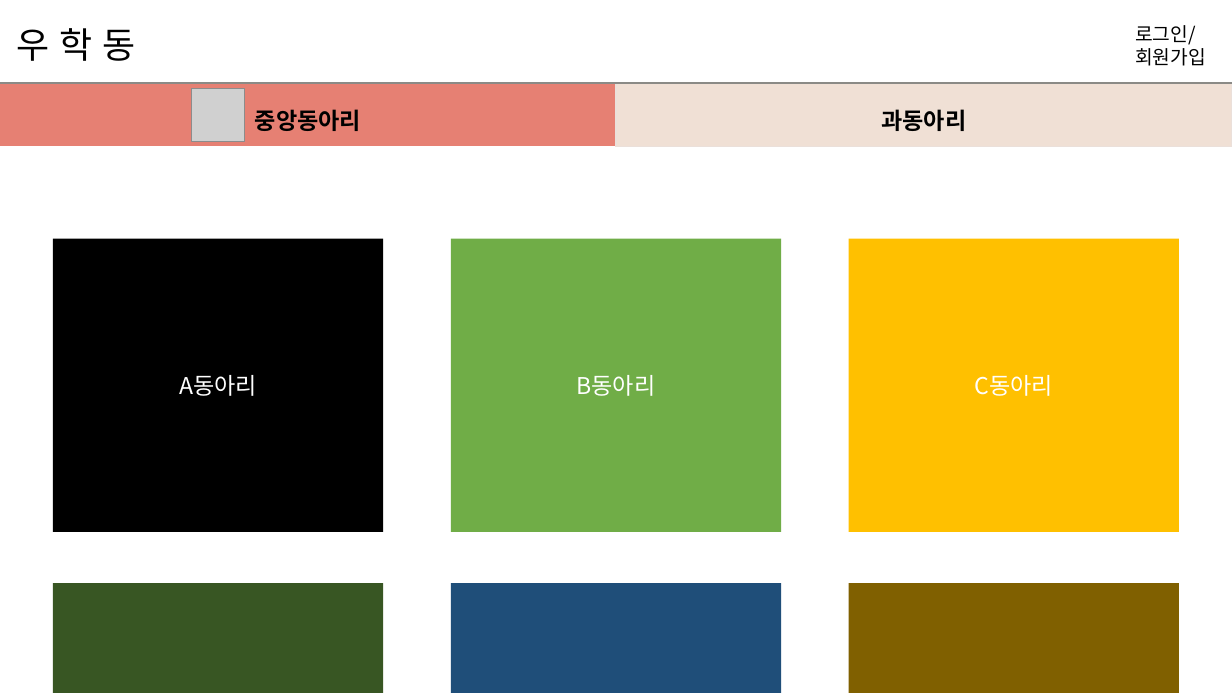
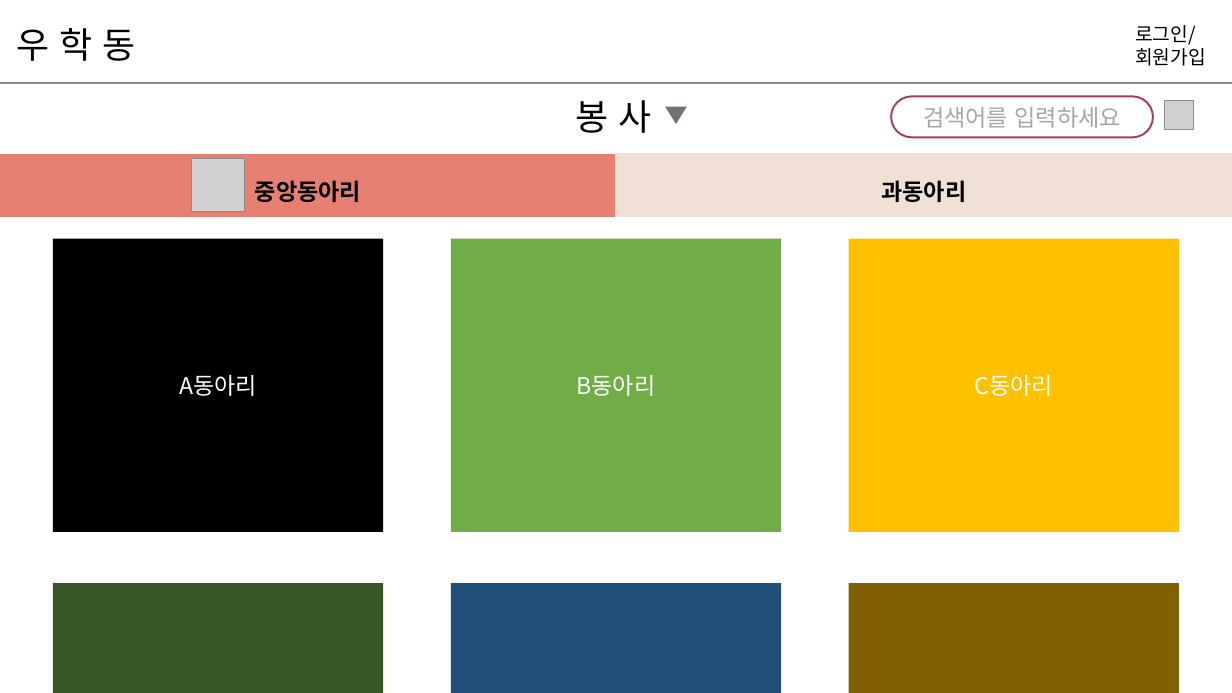
Before and after one commit to hyunniesss/ToyProject, a slide deck: slide 11 of document/와이어프레임/우학동_와이어프레임.pptx (slide 6 before the commit). Drawn at 1232x693 pixels with LibreOffice and Linux fonts; fonts in the diff are those of the drawing; grey boxes stand for pictures. Boxes give left, top, right and bottom in pixels: in the first picture for what was removed or moved away, otherwise in the second. Text is boxed around its words. In the diff, an @@ line names an element or a change of style, - is before the commit and + after.

```diff
--- a/document/와이어프레임/우학동_와이어프레임.pptx
+++ b/document/와이어프레임/우학동_와이어프레임.pptx
@@ text added at (576,100,652,133), 28 pt, text #000000 @@
+봉 사
@@ triangle added at (665,106,688,124), fill #767171 @@
@@ rounded rectangle added at (891,96,1153,137), fill #FFFFFF, outline #A83B61 1.5 pt, 18 pt, text #A6A6A6 @@
+검색어를 입력하세요
@@ picture added at (1165,101,1194,130) @@
@@ table: place and size @@
-table at (0,83,1232,146)
+table at (0,153,1232,216)
@@ picture: place and size @@
-picture at (192,89,245,141)
+picture at (192,159,245,212)
```
Also in this commit, not shown: 4 other slides changed, 10 slides added, 1 other file.
